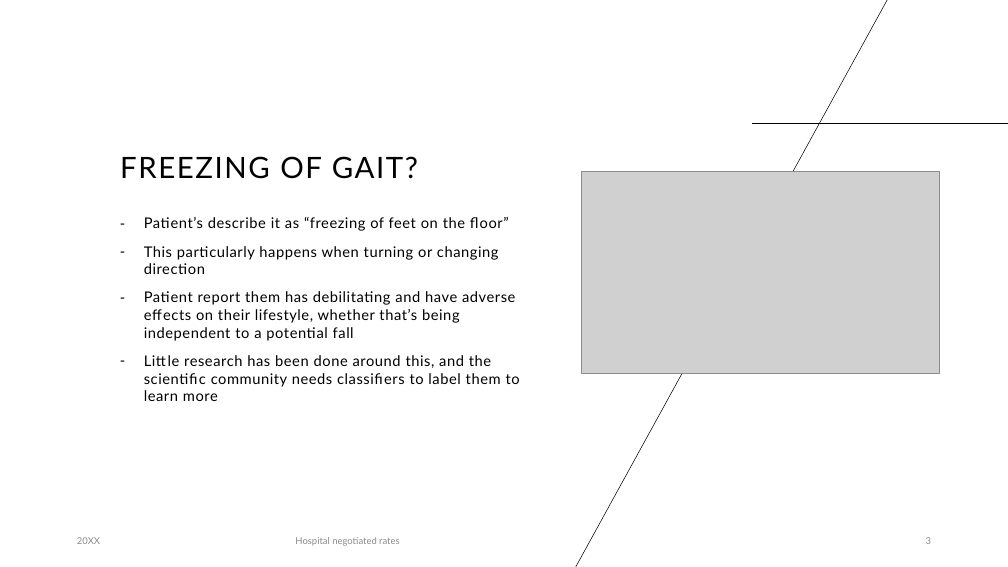
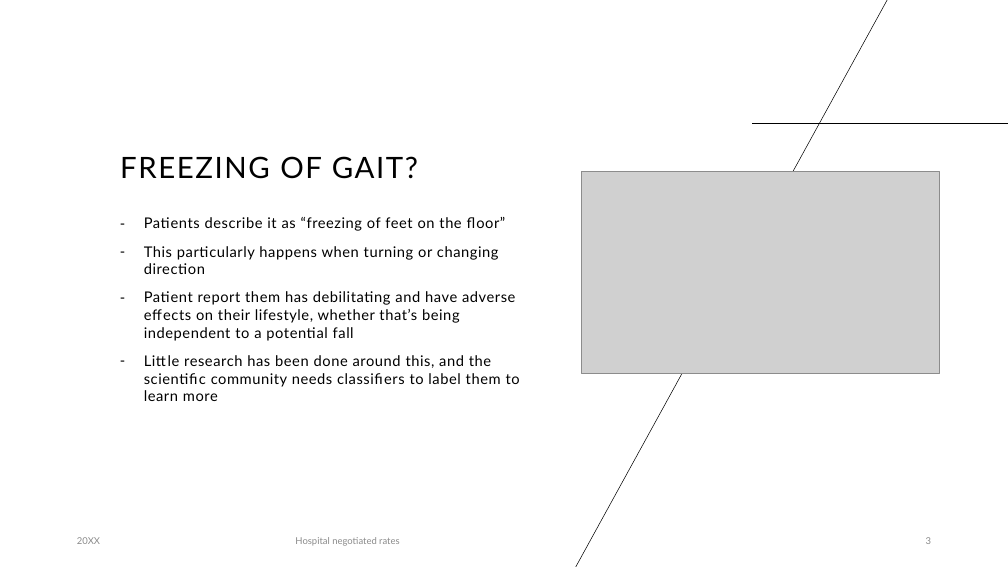
Before and after one commit to tennisvs/Springboard, a slide deck: slide 3 of Freezing_Gait/Detecting_FoG_Events.pptx. Drawn at 1008x567 pixels with LibreOffice and Linux fonts; fonts in the diff are those of the drawing; grey boxes stand for pictures. Boxes give left, top, right and bottom in pixels: in the first picture for what was removed or moved away, otherwise in the second. Text is boxed around its words. In the diff, an @@ line names an element or a change of style, - is before the commit and + after.

Commit message:
pdate

```diff
--- a/Freezing_Gait/Detecting_FoG_Events.pptx
+++ b/Freezing_Gait/Detecting_FoG_Events.pptx
@@ text at <box>144,217,506,231</box>: text changed @@
-– Patient’s describe it as “freezing of feet on the floor”
+– Patients describe it as “freezing of feet on the floor”
```
